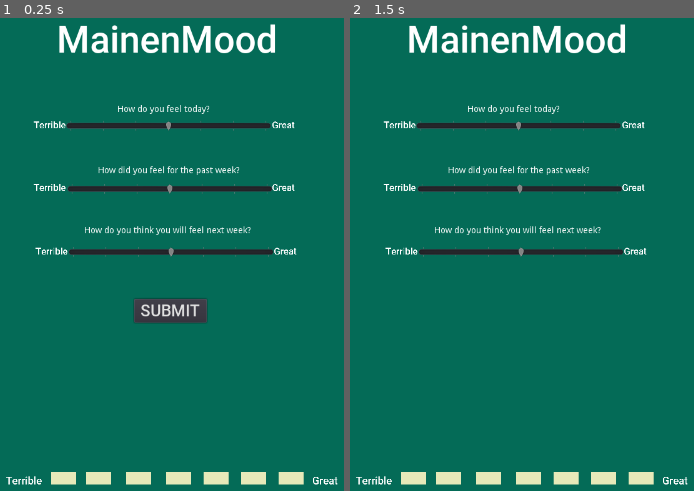
Above: before the commit, frames 1-2 (left to right).
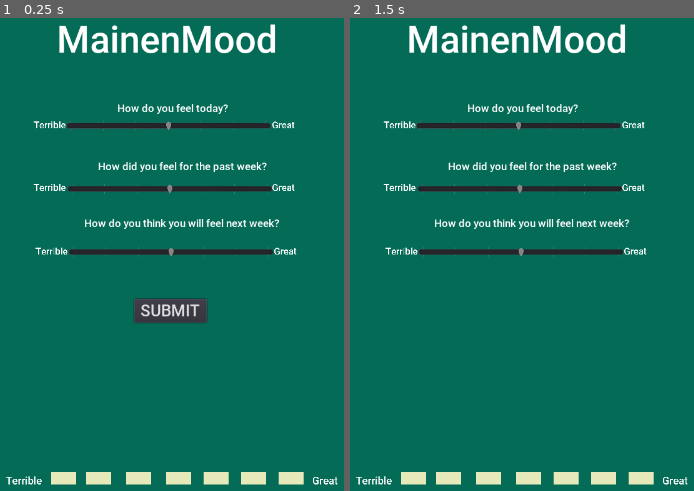
Above: after the commit, the same moments.

Repository: mainenlab/mainenmood
Game: Godot game, scene res://main.tscn
The game is run twice, just before and just after one commit, with the same random seed, the same clock (stepped at 60 frames per second) and the same inputs.
Inputs (mouse positions are in pixels of both pictures, inside the frame that each line leads up to):
- Up to frame 1 (0.25 s): no input
- Up to frame 2 (1.5 s): click "SUBMIT" at 0.5 s; tap Enter (ui_accept) at 1.25 s; move the mouse to (611, 334) at 1.27 s

The runs differ from the first frame. In frame 1, 1.8% of the frame differs, in the area x 24-82%, y 18-46%; in frame 2, 1.8%.
Error in both runs: Error calling built-in function 'len': Object can't provide a length. (res://plot.gd:58)

Commit message:
fix res

Diff:
--- a/main.tscn
+++ b/main.tscn
@@ -1,10 +1,14 @@
-[gd_scene load_steps=7 format=2]
+[gd_scene load_steps=8 format=2]
 
 [ext_resource path="res://plot.gd" type="Script" id=1]
 [ext_resource path="res://addon/MathPlot.gd" type="Script" id=2]
 [ext_resource path="res://data_send.gd" type="Script" id=3]
 [ext_resource path="res://Roboto-Medium.ttf" type="DynamicFontData" id=4]
 [ext_resource path="res://df.tres" type="DynamicFont" id=5]
+
+[sub_resource type="DynamicFont" id=2]
+size = 17
+font_data = ExtResource( 4 )
 
 [sub_resource type="DynamicFont" id=1]
 size = 26
@@ -62,10 +66,11 @@
 }
 
 [node name="mood_slider" type="RichTextLabel" parent="Control/today"]
-margin_left = 82.1225
-margin_top = -25.1225
-margin_right = 265.122
-margin_bottom = -1.12247
+margin_left = 82.0
+margin_top = -30.0
+margin_right = 265.0
+margin_bottom = -1.0
+custom_fonts/normal_font = SubResource( 2 )
 text = "How do you feel today?"
 __meta__ = {
 "_edit_use_anchors_": false
@@ -97,10 +102,11 @@
 }
 
 [node name="mood_variance" type="RichTextLabel" parent="Control/week"]
-margin_left = 48.5
-margin_top = -28.0
-margin_right = 346.5
+margin_left = 49.0
+margin_top = -38.0
+margin_right = 347.0
 margin_bottom = -4.0
+custom_fonts/normal_font = SubResource( 2 )
 text = "How did you feel for the past week?"
 __meta__ = {
 "_edit_use_anchors_": false
@@ -133,9 +139,10 @@
 
 [node name="mood_variance" type="RichTextLabel" parent="Control/future"]
 margin_left = 25.0
-margin_top = -33.0
+margin_top = -48.0
 margin_right = 376.0
-margin_bottom = -2.0
+margin_bottom = -1.0
+custom_fonts/normal_font = SubResource( 2 )
 text = "How do you think you will feel next week?
 "
 __meta__ = {
--- a/project.godot
+++ b/project.godot
@@ -39,6 +39,8 @@
 window/size/width=720
 window/size/height=1280
 window/handheld/orientation="portrait"
+window/stretch/mode="viewport"
+window/stretch/aspect="keep_width"
 
 [rendering]
 
Not shown, changed: docs/index.pck
